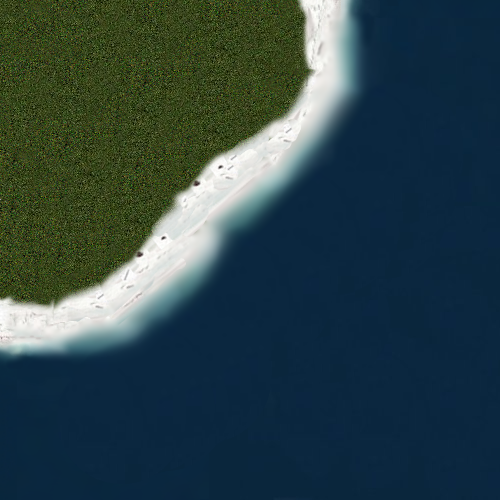
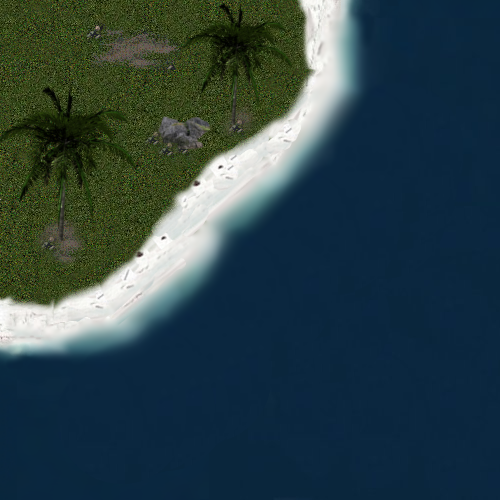
Layer changes from the first 500×500 image to the second:
added layer "0001.png#2" above "Clipboard#3" over [0, 84, 138, 243]
added layer "Clipboard#3" above "Clipboard#2" over [158, 116, 211, 150]
added layer "Clipboard#2" above "0001.png#1" over [85, 23, 181, 79]
added layer "0001.png#1" above "New Layer" over [180, 1, 293, 126]
added layer "New Layer" above "Clipboard" over [30, 100, 260, 270]
removed layer "Background" over [0, 1, 293, 270]
